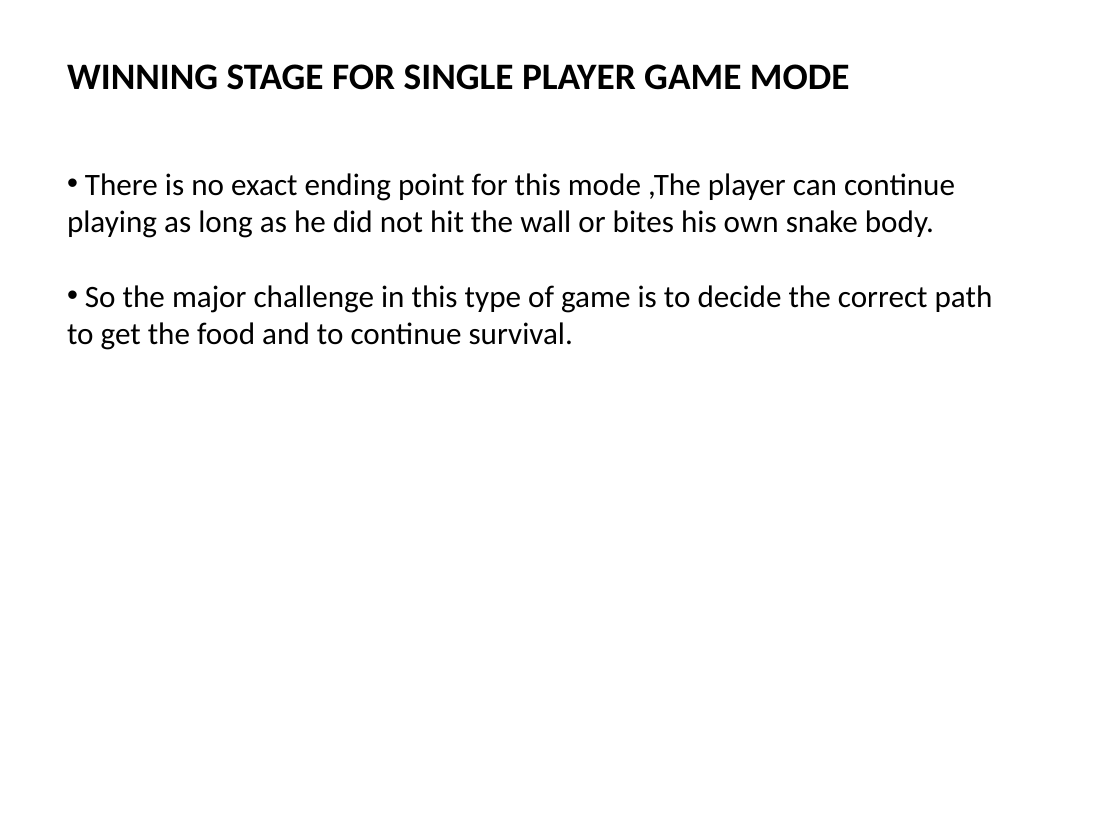
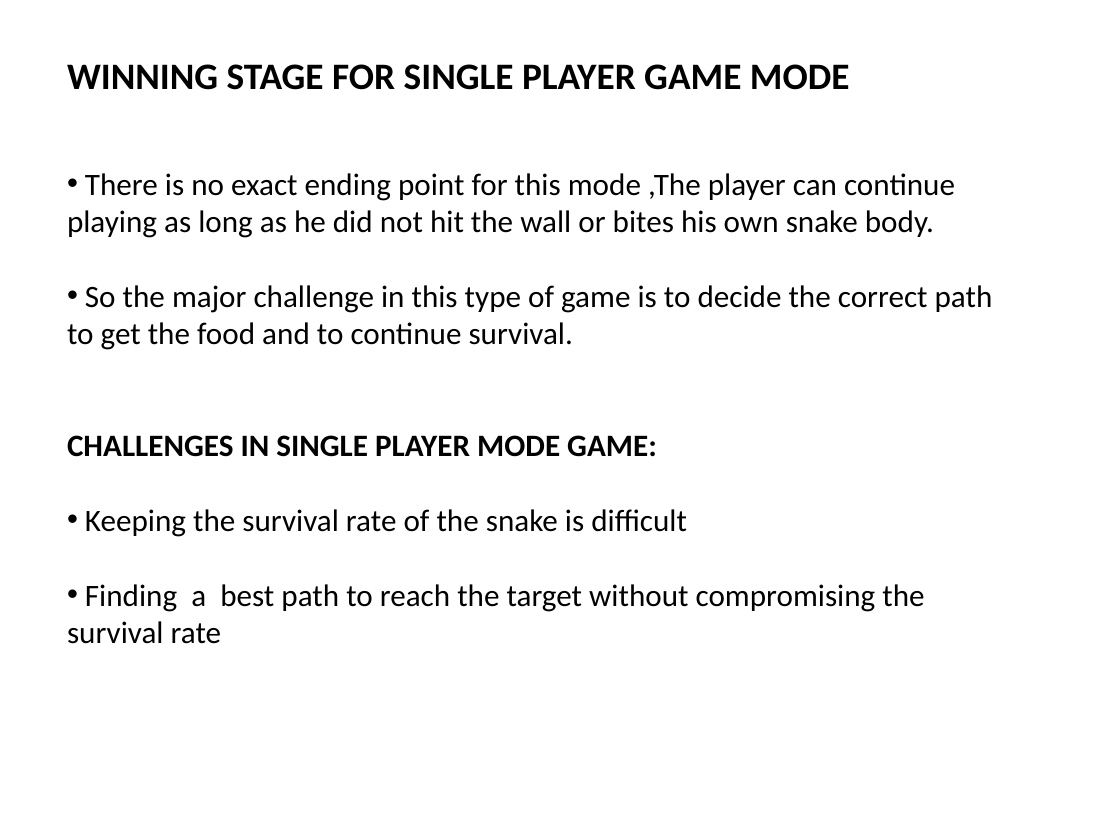
Before and after one commit to Greeny6092/Mini-Project-sem7-, a slide deck: slide 8 of presentation/AI BASED MULTIPLAYER SNAKE GAME(mini project).pptx. Drawn at 1120x840 pixels with LibreOffice and Linux fonts; fonts in the diff are those of the drawing. Boxes give left, top, right and bottom in pixels: in the first picture for what was removed or moved away, otherwise in the second. Text is boxed around its words. In the diff, an @@ line names an element or a change of style, - is before the commit and + after.

Commit message:
sd

```diff
--- a/presentation/AI BASED MULTIPLAYER SNAKE GAME(mini project).pptx
+++ b/presentation/AI BASED MULTIPLAYER SNAKE GAME(mini project).pptx
@@ text at <box>67,435,924,644</box>: paragraphs added @@
+CHALLENGES IN SINGLE PLAYER MODE GAME:
+• Keeping the survival rate of the snake is difficult
+• Finding a best path to reach the target without compromising the survival rate
```
Also in this commit, not shown: 2 other slides changed.
